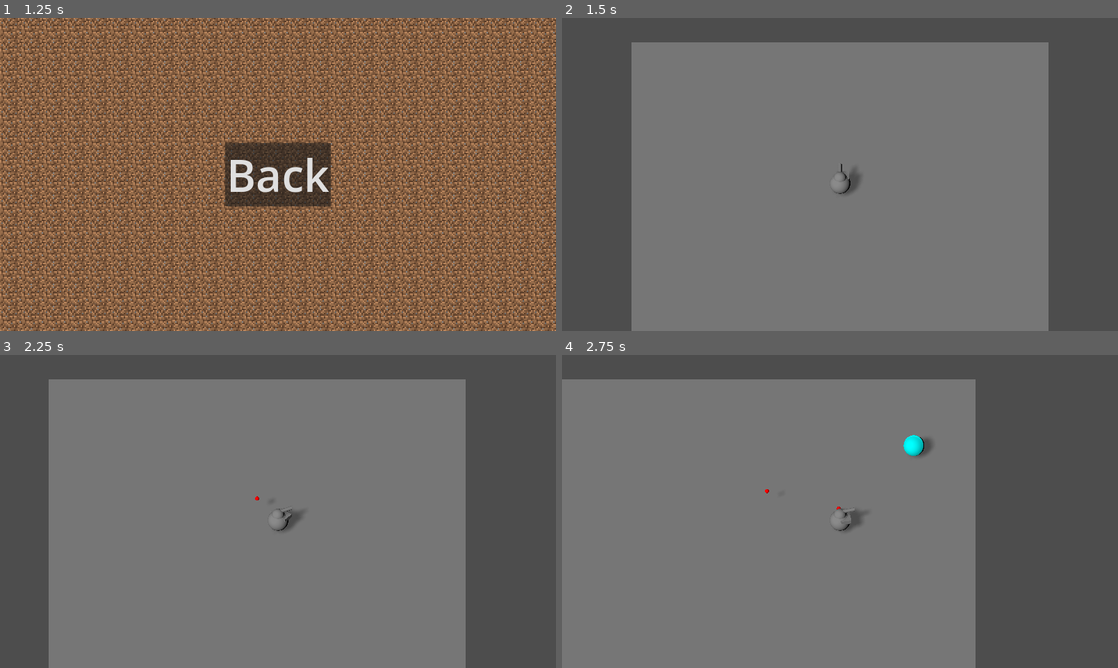
Above: before the commit, frames 1-4 (two rows, left to right).
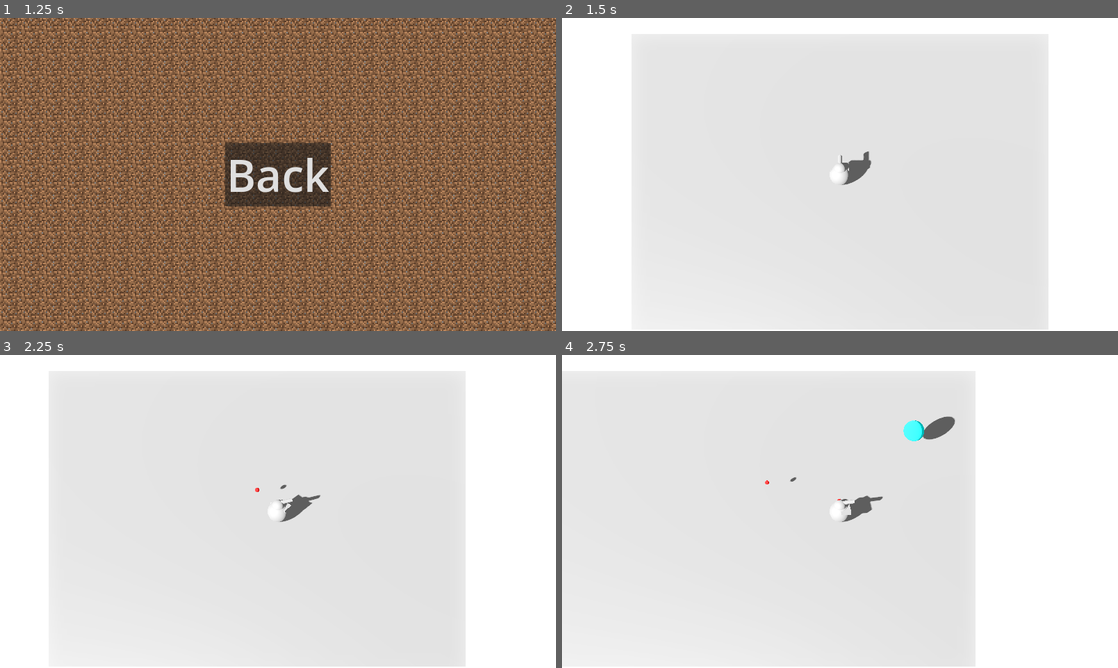
Above: after the commit, the same moments.

Repository: runeteamop/Teamop-Godot-Game
Game: Godot game, scene res://test scenes/main.tscn
Two runs of this game, one before a commit and one after it. Both use one fixed random seed, a clock stepped at 60 frames per second and the inputs below.
Inputs (mouse positions are in pixels of both pictures, inside the frame that each line leads up to):
- Up to frame 1 (1.25 s): click "Start" at 0.5 s
- Up to frame 2 (1.5 s): click "Back" at 1.25 s
- Up to frame 3 (2.25 s): tap Enter (ui_accept) at 2 s; move the mouse to (400, 495) at 2.02 s; press the mouse at (400, 495) at 2.03 s; hold D (Right) from 2.03 s (still down)
- Up to frame 4 (2.75 s): keep holding D (Right); tap Enter (ui_accept) at 2.27 s

Frame 1 is identical in both runs. In frame 2, 100% of the frame differs, in the area x 0-100%, y 0-100%; in frame 3, 100%; in frame 4, 100%.

Commit message:
Små irrelevante forandringer

Diff:
--- a/project.godot
+++ b/project.godot
@@ -64,7 +64,5 @@
 [rendering]
 
 rendering_device/driver.windows="d3d12"
-lights_and_shadows/directional_shadow/size=16384
-lights_and_shadows/directional_shadow/soft_shadow_filter_quality=4
-lights_and_shadows/positional_shadow/soft_shadow_filter_quality=4
-lights_and_shadows/positional_shadow/atlas_size=16384
+lights_and_shadows/directional_shadow/soft_shadow_filter_quality=3
+lights_and_shadows/positional_shadow/soft_shadow_filter_quality=3
--- a/scenes/bullet.gd
+++ b/scenes/bullet.gd
@@ -6,5 +6,6 @@
 func _process(delta: float) -> void:
 	global_transform.origin -= transform.basis.z.normalized() * SPEED * delta
 
+
 func _on_timer_timeout() -> void:
 	queue_free()
--- a/scenes/bullet.tscn
+++ b/scenes/bullet.tscn
@@ -7,7 +7,8 @@
 
 [sub_resource type="SphereMesh" id="SphereMesh_mkf8s"]
 
-[sub_resource type="BoxShape3D" id="BoxShape3D_h1aey"]
+[sub_resource type="CylinderShape3D" id="CylinderShape3D_mkf8s"]
+margin = 0.0
 
 [node name="Bullet" type="Area3D" unique_id=1344906873]
 script = ExtResource("1_mkf8s")
@@ -19,7 +20,7 @@
 
 [node name="CollisionShape3D" type="CollisionShape3D" parent="." unique_id=438964888]
 transform = Transform3D(0.2, 0, 0, 0, 0.2, 0, 0, 0, 0.2, 0, 0, 0)
-shape = SubResource("BoxShape3D_h1aey")
+shape = SubResource("CylinderShape3D_mkf8s")
 
 [node name="Timer" type="Timer" parent="." unique_id=315603198]
 wait_time = 10.0
--- a/scenes/player.tscn
+++ b/scenes/player.tscn
@@ -19,9 +19,10 @@
 [node name="Turret" parent="." unique_id=376836790 instance=ExtResource("3_qhqgy")]
 
 [node name="Camera" parent="." unique_id=1261762055 instance=ExtResource("2_qhqgy")]
-transform = Transform3D(1, 0, 0, 0, 0.693867, 0.72010314, 0, -0.72010314, 0.693867, 0, 6.294541, 5.481188)
+transform = Transform3D(1, 0, 0, 0, 0.70710677, 0.70710677, 0, -0.70710677, 0.70710677, 0, 10, 10)
 projection = 1
 size = 15.0
+far = 50.0
 
 [node name="Body" type="MeshInstance3D" parent="." unique_id=1752458292]
 mesh = SubResource("SphereMesh_qhqgy")
--- a/test scenes/enemy.gd
+++ b/test scenes/enemy.gd
@@ -1,10 +1,11 @@
 extends "res://scenes/bullet.gd"
 
-@export var player: Player
+@export var target: Player
 
 func _physics_process(delta: float) -> void:
 	SPEED = 1
-	look_at(player.position)
+	look_at(target.position)
+	position.y = 1
 
 func _on_area_entered(area: Area3D) -> void:
 	queue_free()
--- a/test scenes/enemy.tscn
+++ b/test scenes/enemy.tscn
@@ -1,8 +1,10 @@
 [gd_scene format=3 uid="uid://bm3vdrvcbmk47"]
 
-[ext_resource type="Script" path="res://test scenes/enemy.gd" id="1_fp4fq"]
+[ext_resource type="Script" uid="uid://yt761e2hiur1" path="res://test scenes/enemy.gd" id="1_fp4fq"]
 
-[sub_resource type="SphereShape3D" id="SphereShape3D_wo4wm"]
+[sub_resource type="CylinderShape3D" id="CylinderShape3D_fp4fq"]
+margin = 0.0
+radius = 0.45
 
 [sub_resource type="StandardMaterial3D" id="StandardMaterial3D_wo4wm"]
 albedo_color = Color(0, 1, 1, 1)
@@ -13,8 +15,7 @@
 script = ExtResource("1_fp4fq")
 
 [node name="CollisionShape3D" type="CollisionShape3D" parent="." unique_id=857799634]
-transform = Transform3D(1, 0, 0, 0, 1, 0, 0, 0, 1, 0, 0.5, 0)
-shape = SubResource("SphereShape3D_wo4wm")
+shape = SubResource("CylinderShape3D_fp4fq")
 
 [node name="MeshInstance3D" type="MeshInstance3D" parent="." unique_id=1266818480]
 material_override = SubResource("StandardMaterial3D_wo4wm")
--- a/test scenes/runes test.tscn
+++ b/test scenes/runes test.tscn
@@ -2,6 +2,13 @@
 
 [ext_resource type="PackedScene" uid="uid://cqtiesahm64pj" path="res://scenes/player.tscn" id="1_5nvco"]
 [ext_resource type="Script" uid="uid://ds8eok3cha7un" path="res://test scenes/runes_test.gd" id="1_a74kq"]
+
+[sub_resource type="Environment" id="Environment_7ukyh"]
+background_mode = 1
+background_color = Color(0.5649617, 0.5649616, 0.5649616, 1)
+tonemap_mode = 2
+ssao_enabled = true
+glow_enabled = true
 
 [sub_resource type="PlaneMesh" id="PlaneMesh_5nvco"]
 
@@ -10,10 +17,18 @@
 [node name="RunesTest" type="Node3D" unique_id=470381603]
 script = ExtResource("1_a74kq")
 
-[node name="Player" parent="." unique_id=982876763 instance=ExtResource("1_5nvco")]
+[node name="WorldEnvironment" type="WorldEnvironment" parent="." unique_id=2130850347]
+environment = SubResource("Environment_7ukyh")
+
+[node name="DirectionalLight3D" type="DirectionalLight3D" parent="." unique_id=286070476]
+transform = Transform3D(0.70710665, 0.35355344, -0.6123725, 0, 0.8660254, 0.5, 0.7071069, -0.35355332, 0.61237234, 0, 0, 0)
+light_specular = 5.0
+light_bake_mode = 1
+shadow_enabled = true
+directional_shadow_mode = 0
+directional_shadow_max_distance = 10.0
 
 [node name="StaticBody3D" type="StaticBody3D" parent="." unique_id=104529718]
-transform = Transform3D(1, 0, 0, 0, 1, 0, 0, 0, 1, 0, -0.65131605, 0)
 
 [node name="MeshInstance3D" type="MeshInstance3D" parent="StaticBody3D" unique_id=1416907009]
 transform = Transform3D(10, 0, 0, 0, 10, 0, 0, 0, 10, 0, 0, 0)
@@ -22,16 +37,8 @@
 [node name="CollisionShape3D" type="CollisionShape3D" parent="StaticBody3D" unique_id=724911085]
 shape = SubResource("WorldBoundaryShape3D_710v2")
 
-[node name="DirectionalLight3D" type="DirectionalLight3D" parent="." unique_id=1218523619]
-transform = Transform3D(0.30556682, -0.85606945, -0.41686183, 0.72929144, -0.07105577, 0.6805036, -0.6121788, -0.5119531, 0.6026118, 0, 0, 0)
-light_angular_distance = 15.0
-light_specular = 0.0
-light_bake_mode = 1
-shadow_enabled = true
-shadow_reverse_cull_face = true
-shadow_opacity = 0.6
-shadow_blur = 0.1
-directional_shadow_pancake_size = 0.0
+[node name="Player" parent="." unique_id=982876763 instance=ExtResource("1_5nvco")]
+transform = Transform3D(1, 0, 0, 0, 1, 0, 0, 0, 1, 0, 0.5, 0)
 
 [node name="Timer" type="Timer" parent="." unique_id=466695285]
 autostart = true
--- a/test scenes/runes_test.gd
+++ b/test scenes/runes_test.gd
@@ -9,6 +9,6 @@
 	var enemy: Area3D = load(LOAD_SCENE.enemy).instantiate()
 
 	enemy.position = spawn_circle + player.position
-	enemy.player = player
+	enemy.target = player
 
 	add_sibling(enemy)
Not shown: 1 places in test scenes/pause_menu.tscn that only renumber resources
